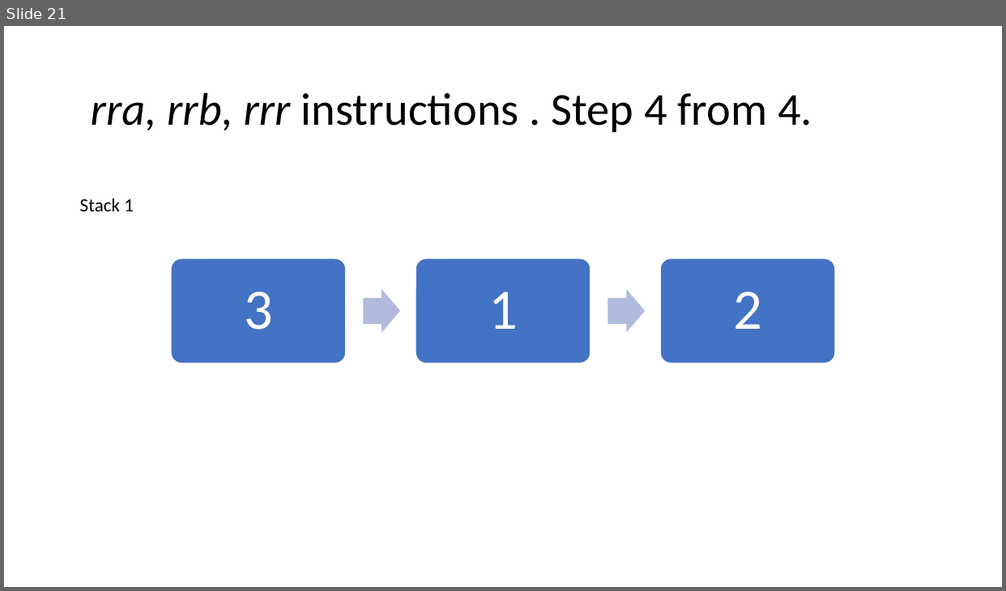
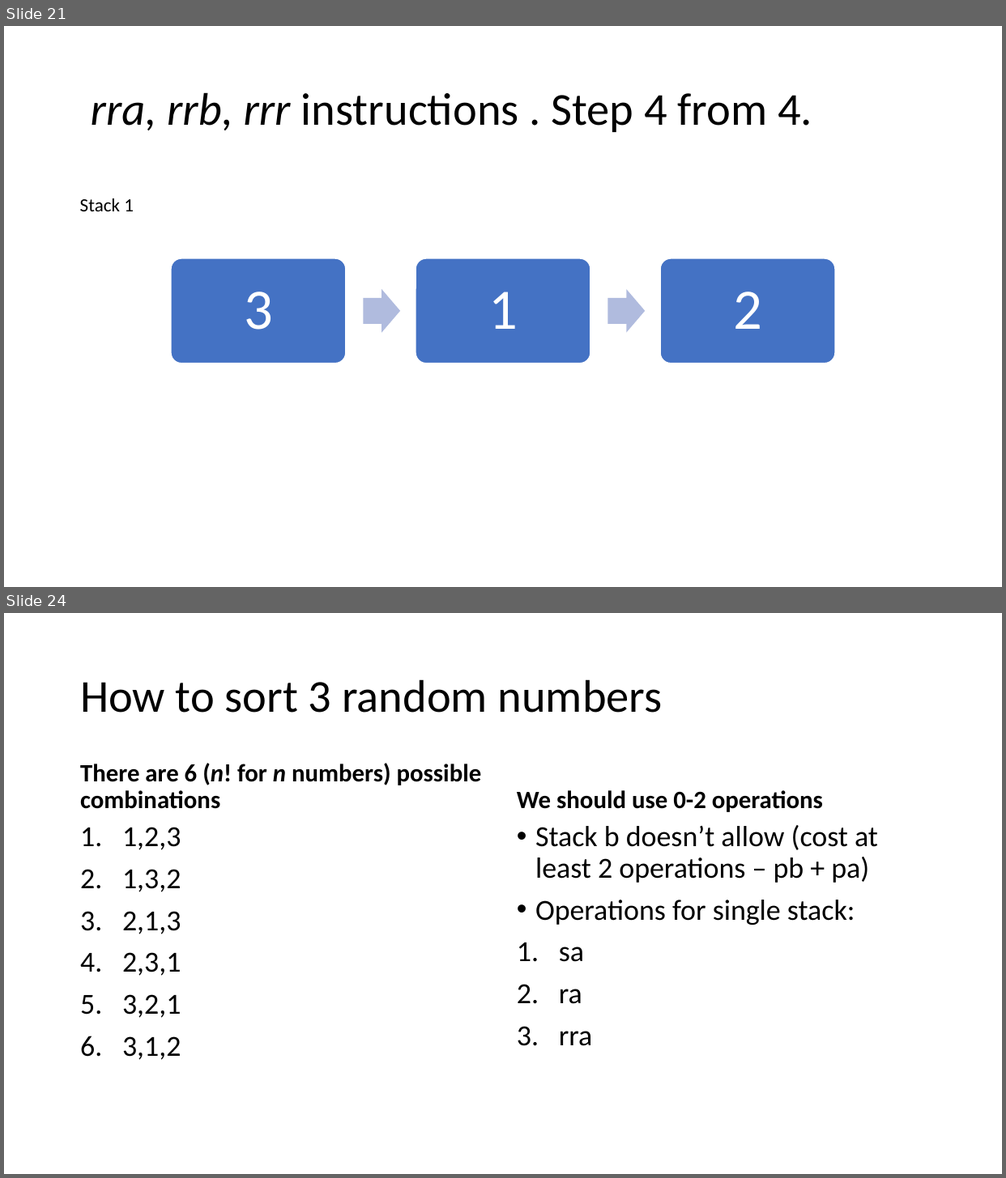
Before and after one commit to orsk-moscow/School21_push_swap, a slide deck: Push_swap.pptx. Shown one above the other, each under a label of ours: slide 21 before the commit, slides 21 and 24 after it; the slides between them are not shown. The pictures are 1006x591 and 1006x1178 pixels, drawn with LibreOffice and Linux fonts; fonts in the diff are those of the drawing. Boxes give left, top, right and bottom in pixels: in the first picture for what was removed or moved away, otherwise in the second. Text is boxed around its words. In the diff, an @@ line names an element or a change of style, - is before the commit and + after.

Commit message:
start attempt with new structure = int number, insigned int index, int binary result

```diff
--- a/Push_swap.pptx
+++ b/Push_swap.pptx
@@ slide 24 added at (4, 613, 1002, 1174), background #FFFFFF @@
@@ title added at (80, 679, 663, 713), 44 pt, text #000000 @@
+How to sort 3 random numbers
@@ text added at (80, 763, 482, 809), 24 pt, text #000000, bold @@
+There are 6 (n! for n numbers) possible combinations
@@ text added at (517, 790, 823, 812), 24 pt, text #000000, bold @@
+We should use 0-2 operations
@@ text added at (80, 827, 181, 1060), 28 pt, text #000000 @@
+1. 1,2,3
+2. 1,3,2
+3. 2,1,3
+4. 2,3,1
+5. 3,2,1
+6. 3,1,2
@@ text added at (535, 825, 878, 1046), 28 pt, text #000000 @@
+• Stack b doesn’t allow (cost at least 2 operations – pb + pa)
+• Operations for single stack:
+1. sa
+2. ra
+3. rra
```
Also in this commit, not shown: 87 other slides added, 7 other files.
